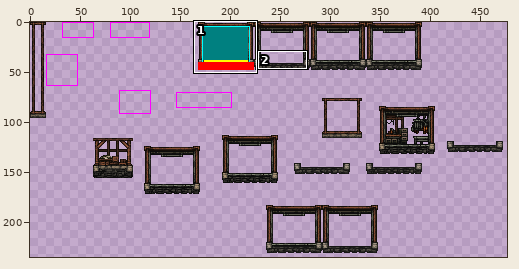
Two states of a sprite sheet, content/Entities/Structures/Construction/Generic/atlas.construction.00.png. Above: a wide view before the commit, with the close-up outlined.
Close-up. Old version:
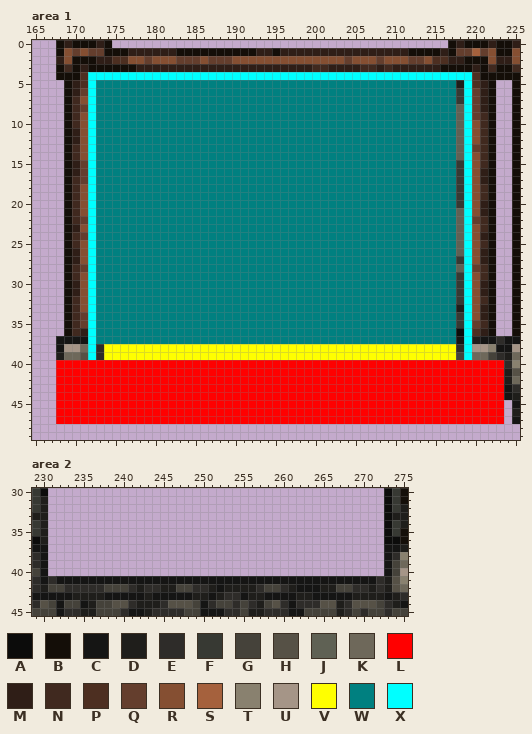
The file is 512x512 pixels. Colours within 5 levels of each other are drawn and written as one. Shown: area 1: x 165..225, y 0..49; area 2: x 229..275, y 30..45. The wide view leaves out empty margins.
Palette (. is transparent): A #0c0c0b  B #140e08  C #151514  D #1f1e1b  E #2e2c29  F #373933  G #45423a  H #565146  J #5f6154  K #6e685a  L #ff0000  M #2f1e17  N #40291f  P #4d2f21  Q #643e2d  R #854f32  S #a5613d  T #89816f  U #a59587  V #ffff00  W #008080  X #00ffff
Once edited:
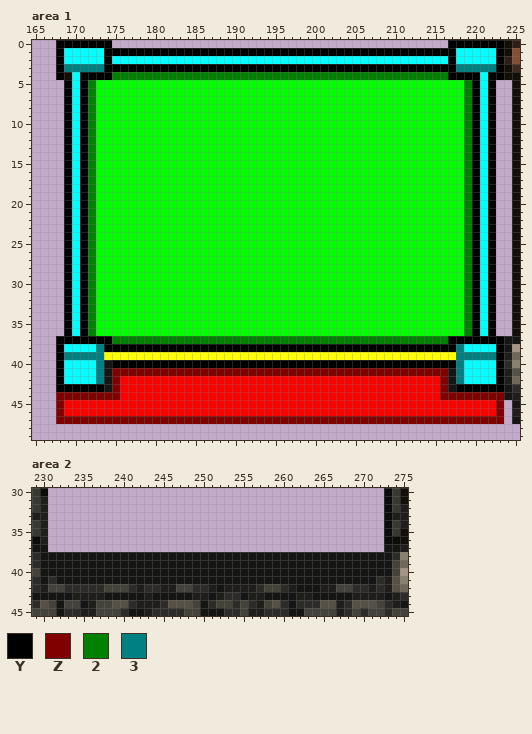
Colours new in this view: Y #000000  Z #800000  2 #008000  3 #008080
Diff:
colour W: #008080 -> #00ff00
Changed rows in their new state; - is a pixel that keeps its letter.
Area 1:
first column x 168:
 0 YYYYYYY------------------------------------------YYYYYYY
 1 YXXXXXYYYYYYYYYYYYYYYYYYYYYYYYYYYYYYYYYYYYYYYYYYYYXXXXXY
 2 YXXXXXYXXXXXXXXXXXXXXXXXXXXXXXXXXXXXXXXXXXXXXXXXXYXXXXXY
 3 Y33333YYYYYYYYYYYYYYYYYYYYYYYYYYYYYYYYYYYYYYYYYYYY33333Y
 4 Y-XYYYY222222222222222222222222222222222222222222YYYYXYY
 5 -YXY2---------------------------------------------W2YXY-
 6 -YXY2---------------------------------------------W2YXY-
 7 -YXY2---------------------------------------------W2YXY-
 8 -YXY2---------------------------------------------W2YXY-
 9 -YXY2---------------------------------------------W2YXY-
10 -YXY2---------------------------------------------W2YXY-
11 -YXY2---------------------------------------------W2YXY-
12 -YXY2---------------------------------------------W2YXY-
13 -YXY2---------------------------------------------W2YXY-
14 -YXY2---------------------------------------------W2YXY-
15 -YXY2---------------------------------------------W2YXY-
16 -YXY2---------------------------------------------W2YXY-
17 -YXY2---------------------------------------------W2YXY-
18 -YXY2---------------------------------------------W2YXY-
19 -YXY2---------------------------------------------W2YXY-
20 -YXY2---------------------------------------------W2YXY-
21 -YXY2---------------------------------------------W2YXY-
22 -YXY2---------------------------------------------W2YXY-
23 -YXY2---------------------------------------------W2YXY-
24 -YXY2---------------------------------------------W2YXY-
25 -YXY2---------------------------------------------W2YXY-
26 -YXY2---------------------------------------------W2YXY-
27 -YXY2---------------------------------------------W2YXY-
28 -YXY2---------------------------------------------W2YXY-
29 -YXY2---------------------------------------------W2YXY-
30 -YXY2---------------------------------------------W2YXY-
31 -YXY2---------------------------------------------W2YXY-
32 -YXY2---------------------------------------------W2YXY-
33 -YXY2---------------------------------------------W2YXY-
34 -YXY2---------------------------------------------W2YXY-
35 -YXY2---------------------------------------------W2YXY-
36 -YXY2---------------------------------------------W2YXY-
37 YYYYYYY222222222222222222222222222222222222222222YYYYYYY
38 YXXX-3YYYYYYYYYYYYYYYYYYYYYYYYYYYYYYYYYYYYYYYYYYYY3-XXXY
39 Y33333--------------------------------------------33333Y
40 YXXXX3CYYYYYYYYYYYYYYYYYYYYYYYYYYYYYYYYYYYYYYYYYYY3XXXXY
41 YXXXX3CZZZZZZZZZZZZZZZZZZZZZZZZZZZZZZZZZZZZZZZZZZC3XXXXY
42 YXXXX3CZ----------------------------------------ZC3XXXXY
43 YYYYYYCZ----------------------------------------ZCYYYYYY
44 ZZZZZZZZ----------------------------------------ZZZZZZZZ
45 Z------------------------------------------------------Z
46 Z------------------------------------------------------Z
47 ZZZZZZZZZZZZZZZZZZZZZZZZZZZZZZZZZZZZZZZZZZZZZZZZZZZZZZZZ
Area 2:
first column x 231:
38 CCCCCCCCCCCCCCCCCCCCCCCCCCCCCCCCCCCCCCCCCC
39 CCCCCCCCCCCCCCCCCCCCCCCCCCCCCCCCCCCCCCCCCC
40 CCCCCCCCCCCCCCCCCCCCCCCCCCCCCCCCCCCCCCCCCC
Boxes around the changes in both close-ups, in picture pixels (x1, y1, x2, y2):
changed: (56, 40, 504, 424)
added: (48, 552, 384, 576)
